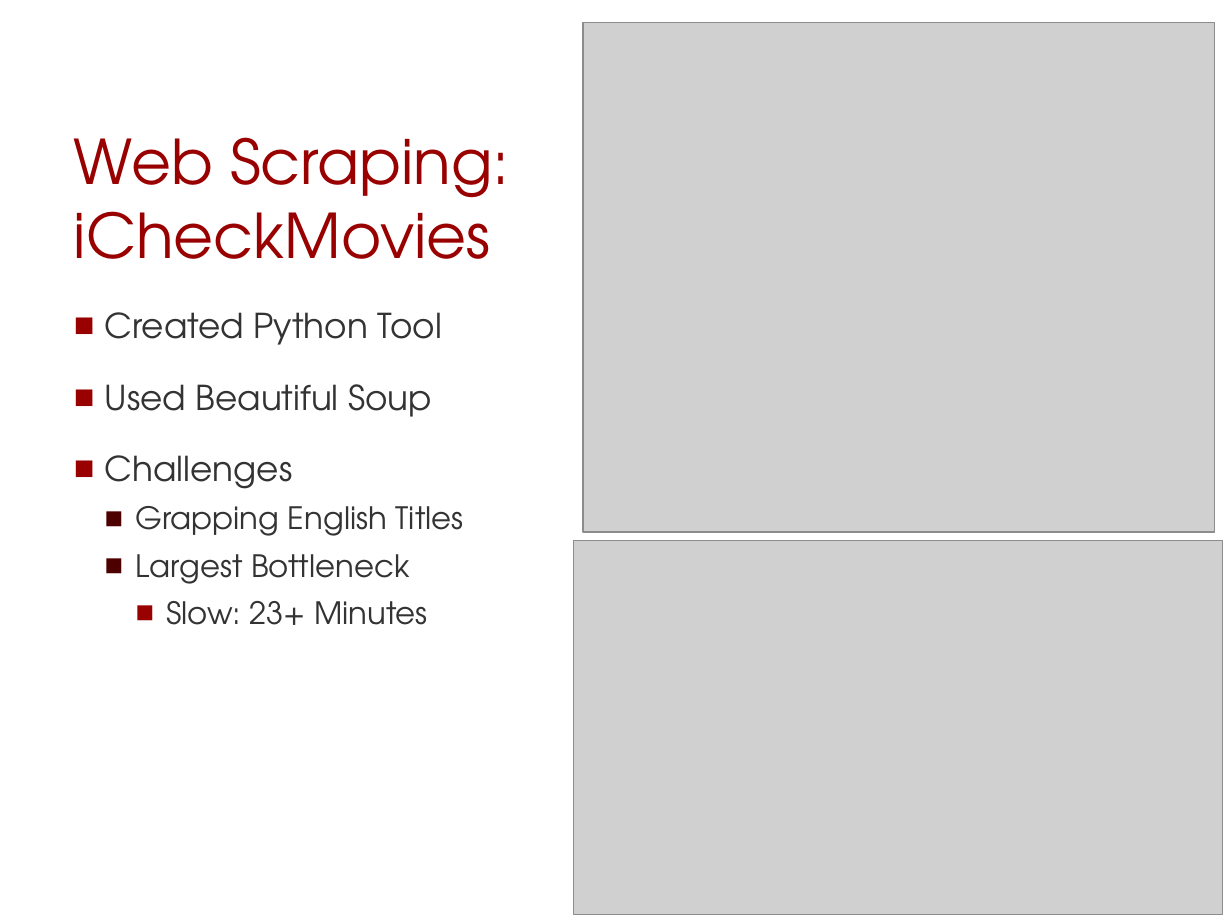
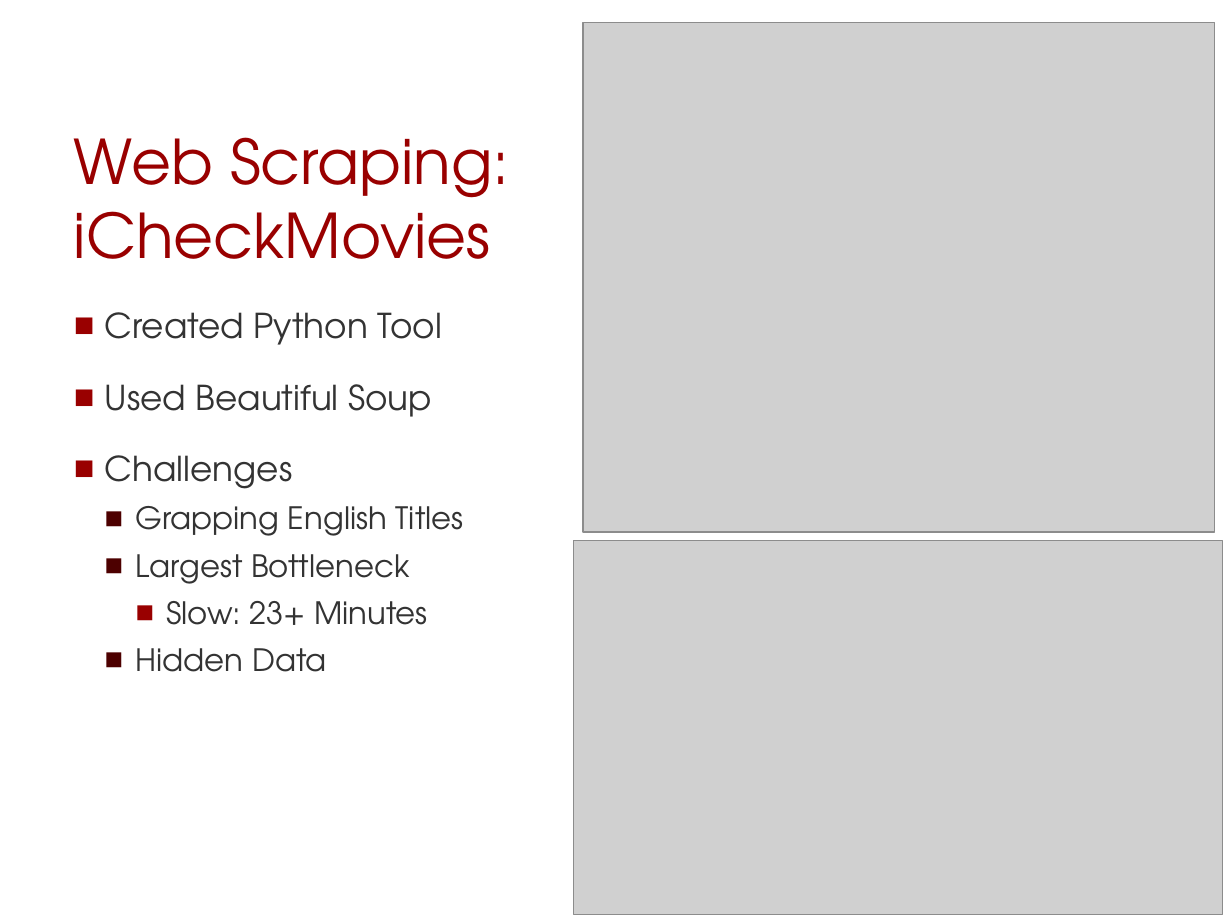
Before and after one commit to scrasmussen/euler-enigma, a slide deck: slide 5 of project/movieML/presentation.pptx. Drawn at 1232x924 pixels with LibreOffice and Linux fonts; fonts in the diff are those of the drawing; grey boxes stand for pictures. Boxes give left, top, right and bottom in pixels: in the first picture for what was removed or moved away, otherwise in the second. Text is boxed around its words. In the diff, an @@ line names an element or a change of style, - is before the commit and + after.

```diff
--- a/project/movieML/presentation.pptx
+++ b/project/movieML/presentation.pptx
@@ text at [136,648,327,672]: paragraph added @@
+  ■ Hidden Data
```
Also in this commit, not shown: 6 other slides changed, 1 slide added.
